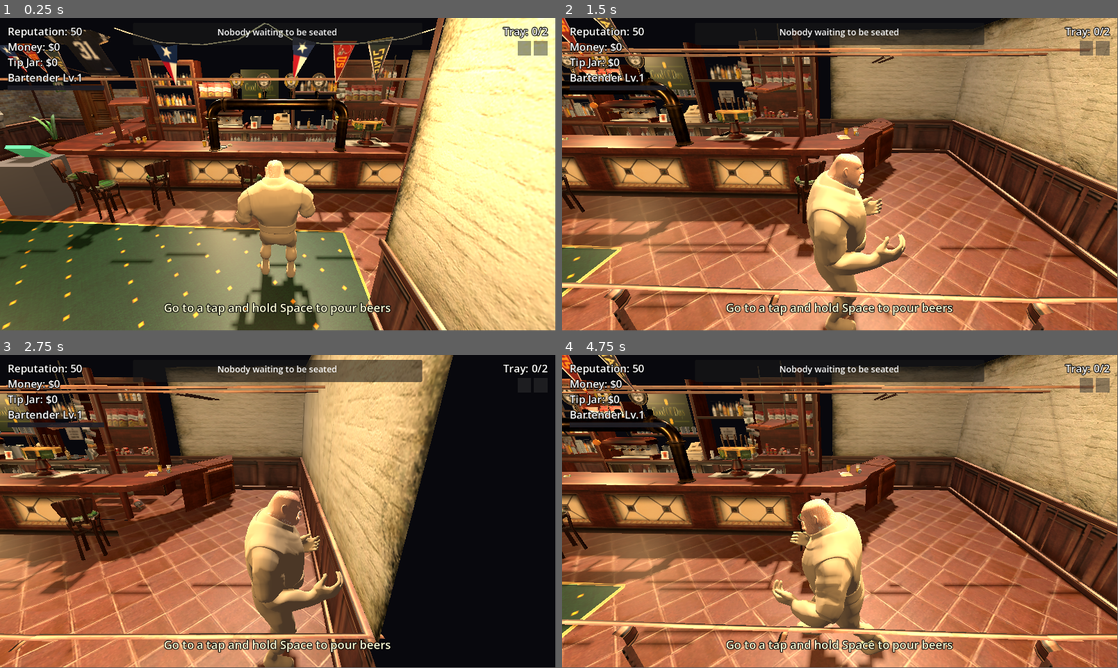
Above: before the commit, frames 1-4 (two rows, left to right).
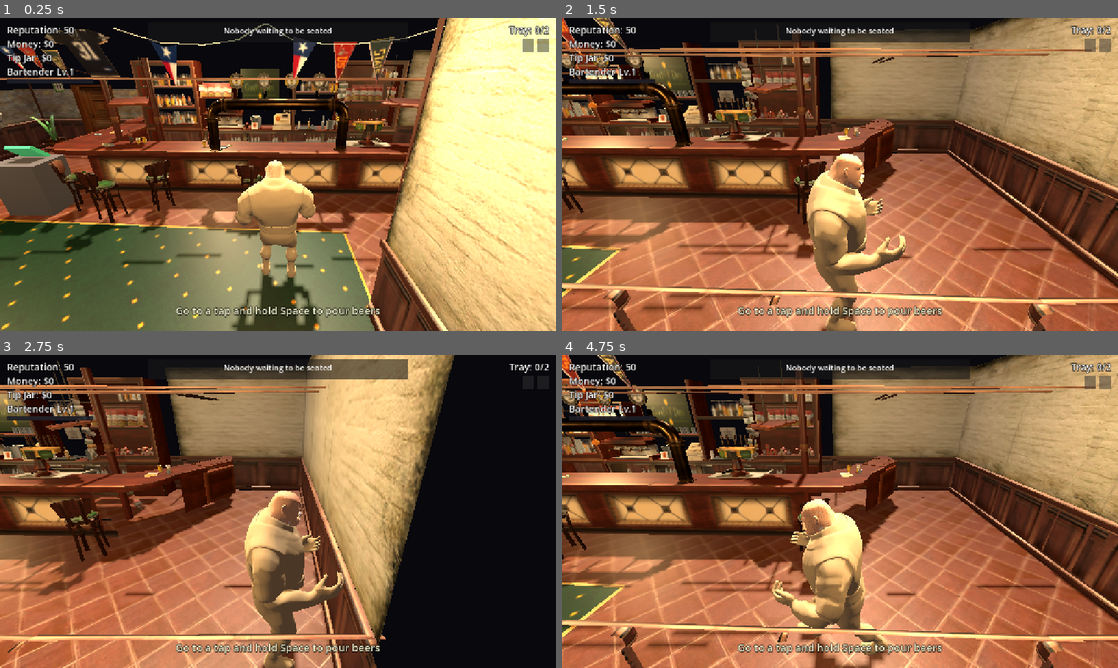
Above: after the commit, the same moments.

Repository: derrxb/puzzles
Game: Godot game, scene res://scenes/Main.tscn
Two runs of this game, one before a commit and one after it. Both use one fixed random seed, a clock stepped at 60 frames per second and the inputs below.
Inputs (mouse positions are in pixels of both pictures, inside the frame that each line leads up to):
- Up to frame 1 (0.25 s): no input
- Up to frame 2 (1.5 s): tap Enter at 0.5 s; move the mouse to (962, 158) at 0.52 s; hold D (move_right) 0.53-1.25 s; hold Space (pour) 0.53-1.25 s; tap Q (dump) at 0.6 s; click (962, 158) at 0.67 s; drag from (728, 190) to (812, 237) at 1.27 s
- Up to frame 3 (2.75 s): move the mouse to (333, 442) at 2.02 s; hold D (move_right) from 2.03 s (still down); hold Space (pour) from 2.03 s (still down); tap Q (dump) at 2.1 s; click (333, 442) at 2.17 s
- Up to frame 4 (4.75 s): release D (move_right) at 2.75 s; release Space (pour) at 2.75 s; drag from (812, 574) to (673, 464) at 2.77 s; click "Table 1" at 3.5 s; move the mouse to (1006, 558) at 4.27 s; hold A (move_left) from 4.28 s (still down); hold Space (pour) from 4.28 s (still down); click (1006, 558) at 4.42 s
In our replay, the window is 799x449 before the commit and 800x450 after it. These sizes can differ from the game's own. Grey fills any space a smaller window leaves; there, only what the larger window draws over its background counts as a difference.

The runs differ from the first frame. In frame 1, 13% of the frame differs, in the area x 0-100%, y 0-100%; in frame 2, 16%; in frame 3, 11%; in frame 4, 16%.

Commit message:
feat: touch controls + web build for iPhone (GitHub Pages)
- On-screen joystick (move), POUR/DUMP buttons, one-finger drag to orbit,
  two-finger pinch to zoom; touch register pad (card digits / cash amounts)
- Landscape orientation + canvas stretch for phone screens
- Web export (single-threaded) trimmed ~35MB of unused bartender textures
- Deploy the web build to /docs for GitHub Pages

Co-Authored-By: Claude Opus 4.8 <noreply@anthropic.com>

Diff:
--- a/bar-rush/project.godot
+++ b/bar-rush/project.godot
@@ -19,28 +19,36 @@
 
 Globals="*res://scripts/globals.gd"
 
+[display]
+
+window/size/viewport_width=1280
+window/size/viewport_height=720
+window/stretch/mode="canvas_items"
+window/stretch/aspect="expand"
+window/handheld/orientation="landscape"
+
 [input]
 
 move_up={
-"deadzone": 0.5,
+"deadzone": 0.2,
 "events": [Object(InputEventKey,"resource_local_to_scene":false,"resource_name":"","device":-1,"window_id":0,"alt_press …(190 unchanged characters)…
 , Object(InputEventKey,"resource_local_to_scene":false,"resource_name":"","device":-1,"window_id":0,"alt_pressed":false …(186 unchanged characters)…
 ]
 }
 move_down={
-"deadzone": 0.5,
+"deadzone": 0.2,
 "events": [Object(InputEventKey,"resource_local_to_scene":false,"resource_name":"","device":-1,"window_id":0,"alt_press …(190 unchanged characters)…
 , Object(InputEventKey,"resource_local_to_scene":false,"resource_name":"","device":-1,"window_id":0,"alt_pressed":false …(186 unchanged characters)…
 ]
 }
 move_left={
-"deadzone": 0.5,
+"deadzone": 0.2,
 "events": [Object(InputEventKey,"resource_local_to_scene":false,"resource_name":"","device":-1,"window_id":0,"alt_press …(190 unchanged characters)…
 , Object(InputEventKey,"resource_local_to_scene":false,"resource_name":"","device":-1,"window_id":0,"alt_pressed":false …(186 unchanged characters)…
 ]
 }
 move_right={
-"deadzone": 0.5,
+"deadzone": 0.2,
 "events": [Object(InputEventKey,"resource_local_to_scene":false,"resource_name":"","device":-1,"window_id":0,"alt_press …(190 unchanged characters)…
 , Object(InputEventKey,"resource_local_to_scene":false,"resource_name":"","device":-1,"window_id":0,"alt_pressed":false …(186 unchanged characters)…
 ]
--- a/bar-rush/scripts/player.gd
+++ b/bar-rush/scripts/player.gd
@@ -34,6 +34,8 @@
 
 var _third_person := false     # start in first person
 var _pitch := 0.0              # current head pitch (radians)
+var _cam_touches := {}         # active background touches (index -> pos) for touch camera
+var _prev_pinch := 0.0         # last two-finger distance (pinch zoom)
 # Cached each frame for the register key handler.
 var _gm: Node
 var _at_register := false
@@ -175,6 +177,28 @@
 		rotate_y(-event.relative.x * mouse_sensitivity)
 		_pitch = clampf(_pitch - event.relative.y * mouse_sensitivity, -1.3, 0.4)
 		_head.rotation.x = _pitch
+	# --- TOUCH (phone): one-finger drag orbits, two-finger pinch zooms. Only touches on
+	# empty background reach here -- the joystick/buttons/seat Controls consume theirs. ---
+	elif event is InputEventScreenTouch:
+		if event.pressed:
+			_cam_touches[event.index] = event.position
+		else:
+			_cam_touches.erase(event.index)
+		if _cam_touches.size() < 2:
+			_prev_pinch = 0.0
+	elif event is InputEventScreenDrag:
+		_cam_touches[event.index] = event.position
+		if _cam_touches.size() == 1:
+			rotate_y(-event.relative.x * mouse_sensitivity)
+			_pitch = clampf(_pitch - event.relative.y * mouse_sensitivity, -1.3, 0.4)
+			_head.rotation.x = _pitch
+		elif _cam_touches.size() == 2:
+			var ks := _cam_touches.keys()
+			var cur: float = _cam_touches[ks[0]].distance_to(_cam_touches[ks[1]])
+			if _prev_pinch > 0.0:
+				third_person_distance = clampf(third_person_distance - (cur - _prev_pinch) * 0.012, 1.2, 6.0)
+				_spring.spring_length = third_person_distance
+			_prev_pinch = cur
 
 
 # Third person: camera on a spring arm behind the bartender (auto-avoids walls).
--- /dev/null
+++ b/bar-rush/scripts/touch_action_button.gd
@@ -0,0 +1,68 @@
+# touch_action_button.gd
+#
+# A round on-screen button for touch that presses/releases an input ACTION, so it supports
+# both HOLD (hold to pour / swipe a card) and TAP (serve a beer, give change, scan) with no
+# changes to player.gd -- it just reads is_action_pressed / is_action_just_pressed as always.
+extends Control
+
+@export var action: StringName = &"pour"
+@export var label_text := "POUR"
+@export var button_color := Color(0.90, 0.55, 0.20, 0.55)
+
+var _touch_index := -1
+var _down := false
+var _label: Label
+
+
+func _ready() -> void:
+	mouse_filter = Control.MOUSE_FILTER_STOP
+	focus_mode = Control.FOCUS_NONE            # never grab the keyboard (don't eat Space)
+	_label = Label.new()
+	_label.text = label_text
+	_label.horizontal_alignment = HORIZONTAL_ALIGNMENT_CENTER
+	_label.vertical_alignment = VERTICAL_ALIGNMENT_CENTER
+	_label.set_anchors_preset(Control.PRESET_FULL_RECT)
+	_label.mouse_filter = Control.MOUSE_FILTER_IGNORE
+	_label.add_theme_font_size_override("font_size", 20)
+	_label.add_theme_color_override("font_outline_color", Color.BLACK)
+	_label.add_theme_constant_override("outline_size", 5)
+	add_child(_label)
+	visibility_changed.connect(_force_release)
+	tree_exiting.connect(_force_release)
+
+
+func _draw() -> void:
+	var r := minf(size.x, size.y) * 0.5
+	var c := size * 0.5
+	var col := button_color
+	if _down:
+		col = Color(col.r, col.g, col.b, 0.9)
+	draw_circle(c, r, col)
+	draw_arc(c, r, 0.0, TAU, 48, Color(1, 1, 1, 0.55), 3.0)
+
+
+func _gui_input(event: InputEvent) -> void:
+	if event is InputEventScreenTouch:
+		if event.pressed and _touch_index == -1:
+			_touch_index = event.index
+			_down = true
+			Input.action_press(action)
+			queue_redraw()
+			accept_event()
+		elif not event.pressed and event.index == _touch_index:
+			_end()
+			accept_event()
+
+
+func _end() -> void:
+	_touch_index = -1
+	_down = false
+	Input.action_release(action)
+	queue_redraw()
+
+
+func _force_release() -> void:
+	if _down:
+		Input.action_release(action)
+	_touch_index = -1
+	_down = false
--- /dev/null
+++ b/bar-rush/scripts/touch_joystick.gd
@@ -0,0 +1,97 @@
+# touch_joystick.gd
+#
+# A floating virtual movement stick for touch screens (phones). Touch anywhere in this
+# (bottom-left) region and the stick appears under your thumb; drag to move. It drives the
+# existing move_* input actions with analog STRENGTH, so player.gd's camera-relative
+# get_vector() movement works completely unchanged -- keyboard and touch share one path.
+extends Control
+
+@export var dead_radius := 16.0     # px of slack before movement starts
+@export var max_radius := 95.0      # px tilt that maps to full speed
+
+var _touch_index := -1              # the finger we're tracking (-1 = none)
+var _center := Vector2.ZERO         # base centre (where the touch began)
+var _knob := Vector2.ZERO           # knob centre (follows the drag)
+var _home := Vector2.ZERO           # resting spot shown as a hint when idle
+var _active := false
+
+
+func _ready() -> void:
+	mouse_filter = Control.MOUSE_FILTER_STOP   # consume our touches (don't orbit the cam)
+	resized.connect(_recenter_home)
+	visibility_changed.connect(_release_all)
+	tree_exiting.connect(_release_all)
+	call_deferred("_recenter_home")
+
+
+func _recenter_home() -> void:
+	_home = Vector2(max_radius + 40.0, size.y - max_radius - 40.0)
+	if not _active:
+		_center = _home
+		_knob = _home
+		queue_redraw()
+
+
+func _draw() -> void:
+	var ring_a := 0.30 if _active else 0.16
+	draw_circle(_center, max_radius, Color(1, 1, 1, 0.08))
+	draw_arc(_center, max_radius, 0.0, TAU, 48, Color(1, 1, 1, ring_a + 0.2), 3.0)
+	draw_circle(_knob, max_radius * 0.42, Color(1, 1, 1, 0.45 if _active else 0.28))
+
+
+func _gui_input(event: InputEvent) -> void:
+	if event is InputEventScreenTouch:
+		if event.pressed and _touch_index == -1:
+			_touch_index = event.index
+			_active = true
+			_center = event.position
+			_knob = event.position
+			queue_redraw()
+			accept_event()
+		elif not event.pressed and event.index == _touch_index:
+			_end_touch()
+			accept_event()
+	elif event is InputEventScreenDrag:
+		var drag := event as InputEventScreenDrag
+		if drag.index != _touch_index:
+			return
+		var off := drag.position - _center
+		var dist := off.length()
+		var mag := clampf((dist - dead_radius) / (max_radius - dead_radius), 0.0, 1.0)
+		var dir := off.normalized() if dist > 0.001 else Vector2.ZERO
+		_knob = _center + dir * minf(dist, max_radius)
+		_drive(dir, mag)
+		queue_redraw()
+		accept_event()
+
+
+func _end_touch() -> void:
+	_touch_index = -1
+	_active = false
+	_release_all()
+	_recenter_home()
+
+
+# Feed the stick into the four move_* actions. get_vector(left,right,up,down) then yields
+# (dir.x*mag, dir.y*mag), matching player.gd's camera-relative math (screen-up = forward).
+func _drive(dir: Vector2, mag: float) -> void:
+	_axis(&"move_right", &"move_left", dir.x * mag)
+	_axis(&"move_down", &"move_up", dir.y * mag)
+
+
+func _axis(pos: StringName, neg: StringName, v: float) -> void:
+	if v > 0.0:
+		Input.action_release(neg)
+		Input.action_press(pos, v)
+	elif v < 0.0:
+		Input.action_release(pos)
+		Input.action_press(neg, -v)
+	else:
+		Input.action_release(pos)
+		Input.action_release(neg)
+
+
+# Never leave a move action stuck on (lost touch-up, control hidden, scene exit).
+func _release_all() -> void:
+	for a in [&"move_up", &"move_down", &"move_left", &"move_right"]:
+		Input.action_release(a)
--- a/bar-rush/scripts/ui.gd
+++ b/bar-rush/scripts/ui.gd
@@ -61,13 +61,18 @@
 var _reg_panel: PanelContainer
 var _reg_header: Label
 var _reg_info: Label
-var _reg_cash: HBoxContainer
+var _reg_cash: Container
 var _reg_card: VBoxContainer
 var _reg_line: Label
 var _reg_typed: Label
 var _reg_swipe_fill: ColorRect
 
 var _game_manager: Node
+
+# On-screen touch controls (phones / web). Hidden on desktop.
+const TOUCH_JOYSTICK := preload("res://scripts/touch_joystick.gd")
+const TOUCH_BUTTON := preload("res://scripts/touch_action_button.gd")
+var _touch_root: Control
 
 
 func _ready() -> void:
@@ -75,6 +80,7 @@
 	_build_pour_meter()
 	_build_seating_panel()
 	_build_tray_display()
+	_build_touch_controls()      # before the register modal so the modal stays on top
 	_build_register_panel()
 	_build_meta_hud()
 	_build_inspect_panel()
@@ -90,6 +96,54 @@
 	t.autostart = true
 	t.timeout.connect(_refresh_seating)
 	add_child(t)
+
+
+# Build the on-screen touch controls: a movement joystick (bottom-left), POUR + DUMP
+# buttons (bottom-right), and nothing over the rest so background drags orbit the camera.
+# Only shown on touch devices / web (keyboard+mouse on desktop is untouched).
+func _build_touch_controls() -> void:
+	_touch_root = Control.new()
+	_touch_root.set_anchors_preset(Control.PRESET_FULL_RECT)
+	_touch_root.mouse_filter = Control.MOUSE_FILTER_IGNORE   # empty space -> camera drag
+	add_child(_touch_root)
+
+	var stick := Control.new()
+	stick.set_script(TOUCH_JOYSTICK)
+	stick.anchor_left = 0.0
+	stick.anchor_right = 0.45
+	stick.anchor_top = 0.45
+	stick.anchor_bottom = 1.0
+	_touch_root.add_child(stick)
+
+	var pour := Control.new()
+	pour.set_script(TOUCH_BUTTON)
+	pour.set("action", &"pour")
+	pour.set("label_text", "POUR")
+	pour.set("button_color", Color(0.90, 0.55, 0.20, 0.55))
+	_anchor_br(pour, -180, -180, -30, -30)
+	_touch_root.add_child(pour)
+
+	var dump := Control.new()
+	dump.set_script(TOUCH_BUTTON)
+	dump.set("action", &"dump")
+	dump.set("label_text", "DUMP")
+	dump.set("button_color", Color(0.65, 0.22, 0.20, 0.5))
+	_anchor_br(dump, -205, -300, -115, -210)
+	_touch_root.add_child(dump)
+
+	_touch_root.visible = DisplayServer.is_touchscreen_available() or OS.has_feature("web")
+
+
+# Anchor a control to the bottom-right corner with the given offsets (px from corner).
+func _anchor_br(c: Control, l: float, t: float, r: float, b: float) -> void:
+	c.anchor_left = 1.0
+	c.anchor_right = 1.0
+	c.anchor_top = 1.0
+	c.anchor_bottom = 1.0
+	c.offset_left = l
+	c.offset_top = t
+	c.offset_right = r
+	c.offset_bottom = b
 
 
 func _connect_signals() -> void:
@@ -408,18 +462,37 @@
 	_reg_info = _centered_label("", 22)
 	vbox.add_child(_reg_info)
 
-	# CASH: hand over change with the number keys (no clicking -- cursor is captured).
-	_reg_cash = HBoxContainer.new()
-	_reg_cash.alignment = BoxContainer.ALIGNMENT_CENTER
-	_reg_cash.add_child(_centered_label("Press  1 / 5 / 0  →  +$1 / +$5 / +$10     ·     Backspace resets     ·     Space gives", 18))
+	# CASH: tap the amount buttons to make change (or use 1/5/0 keys on desktop), then
+	# tap/press POUR to give.
+	_reg_cash = VBoxContainer.new()
+	_reg_cash.add_theme_constant_override("separation", 8)
+	_reg_cash.add_child(_centered_label("Make the change, then tap POUR to give  (keys: 1 / 5 / 0)", 16))
+	var cash_row := HBoxContainer.new()
+	cash_row.alignment = BoxContainer.ALIGNMENT_CENTER
+	cash_row.add_theme_constant_override("separation", 8)
+	cash_row.add_child(_make_button("+$1", func(): _game_manager.register_change_add(1)))
+	cash_row.add_child(_make_button("+$5", func(): _game_manager.register_change_add(5)))
+	cash_row.add_child(_make_button("+$10", func(): _game_manager.register_change_add(10)))
+	cash_row.add_child(_make_button("Reset", func(): _game_manager.register_change_reset()))
+	_reg_cash.add_child(cash_row)
 	vbox.add_child(_reg_cash)
 
-	# CARD: type the total on the number keys, then hold Space to swipe.
+	# CARD: tap the digit pad to enter the total, then HOLD POUR to swipe.
 	_reg_card = VBoxContainer.new()
-	_reg_card.add_theme_constant_override("separation", 10)
+	_reg_card.add_theme_constant_override("separation", 8)
 	_reg_typed = _centered_label("Typed: $0", 28)
 	_reg_card.add_child(_reg_typed)
-	_reg_card.add_child(_centered_label("Type the total on the number keys  ·  Backspace clears  ·  hold Space to swipe", 16))
+	_reg_card.add_child(_centered_label("Enter the total, then HOLD POUR to swipe", 16))
+	var pad := GridContainer.new()
+	pad.columns = 5
+	for d in range(1, 10):
+		pad.add_child(_make_digit(d))
+	pad.add_child(_make_digit(0))
+	pad.add_child(_make_button("<", func(): _game_manager.register_type_clear()))
+	var pad_center := HBoxContainer.new()
+	pad_center.alignment = BoxContainer.ALIGNMENT_CENTER
+	pad_center.add_child(pad)
+	_reg_card.add_child(pad_center)
 	var swipe_bg := ColorRect.new()
 	swipe_bg.color = Color(0.15, 0.15, 0.18)
 	swipe_bg.custom_minimum_size = Vector2(360, 22)
@@ -431,7 +504,7 @@
 	vbox.add_child(_reg_card)
 
 	# LINE Pay: just a prompt.
-	_reg_line = _centered_label("Press Space to scan their QR code", 16)
+	_reg_line = _centered_label("Tap POUR to scan their QR code", 16)
 	vbox.add_child(_reg_line)
 
 
Not shown, changed: bar-rush/export_presets.cfg
Not shown, added: bar-rush/scripts/touch_action_button.gd.uid
Not shown, added: bar-rush/scripts/touch_joystick.gd.uid
Not shown, added: docs/.nojekyll
Not shown, added: docs/index.audio.position.worklet.js
Not shown, added: docs/index.audio.worklet.js
Not shown, added: docs/index.js
Not shown, added: docs/index.pck
Not shown, added: docs/index.png
Not shown, added: docs/index.wasm
